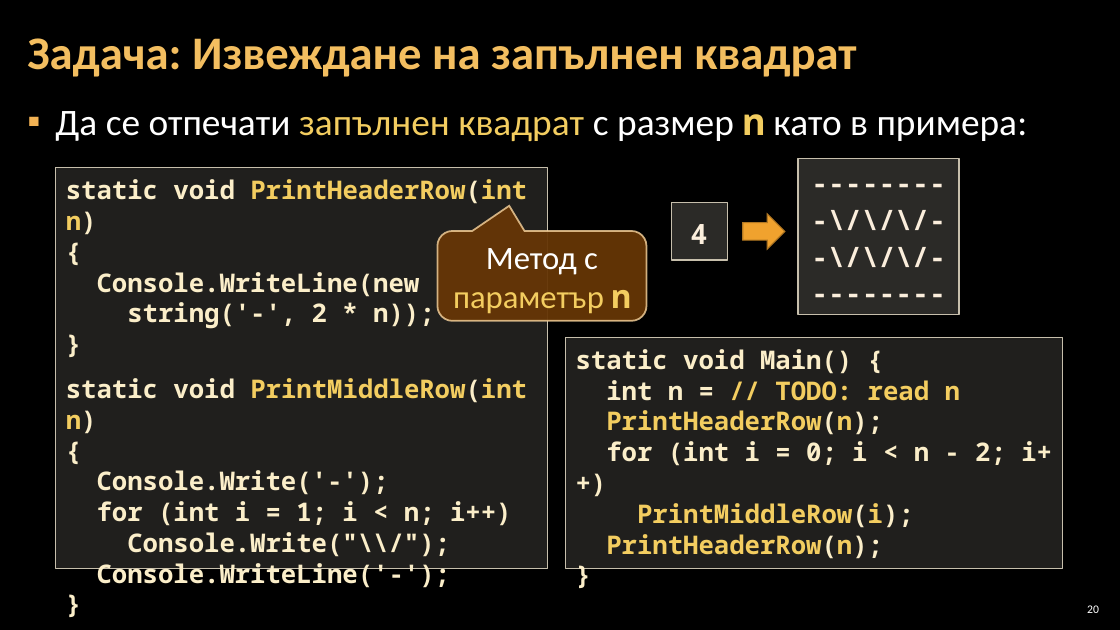
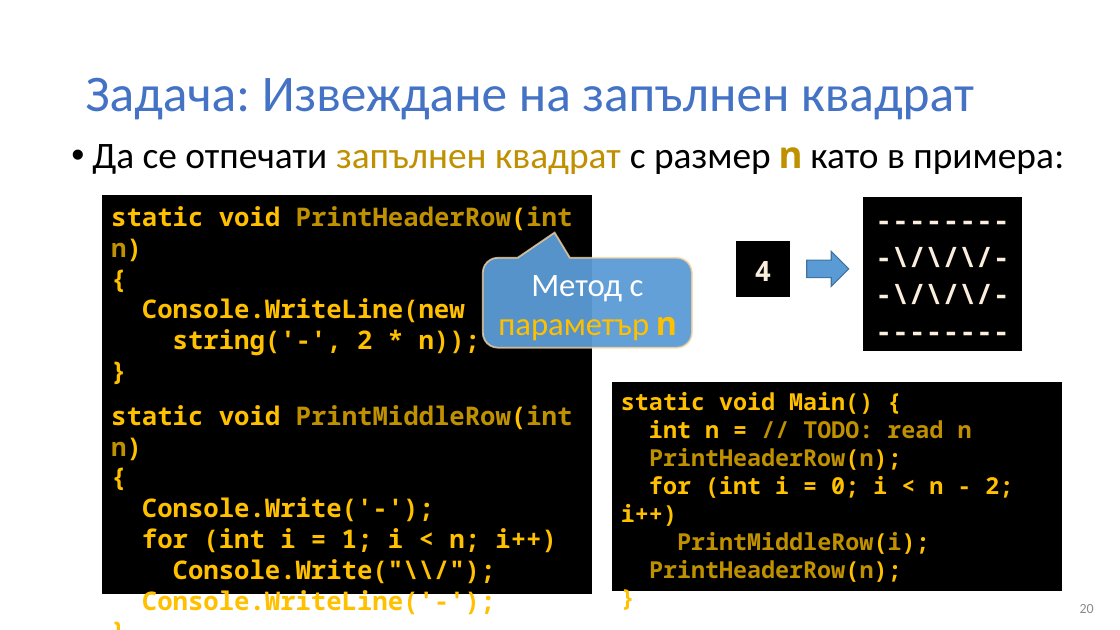
Before and after one commit to BG-IT-Edu/Free-Content, a slide deck: slide 20 of dmanolov/Информатика 11 клас, ПП (C#)/М0.Въведение в програмирането/06.Методи/06.1.Деклариране-и-извикване-на-методи.pptx. Drawn at 1120x630 pixels with LibreOffice and Linux fonts; fonts in the diff are those of the drawing; background and template pictures are left out. Boxes give left, top, right and bottom in pixels: in the first picture for what was removed or moved away, otherwise in the second. Text is boxed around its words. In the diff, an @@ line names an element or a change of style, - is before the commit and + after.

Commit message:
добавени материалите за методи

```diff
--- a/dmanolov/Информатика 11 клас, ПП (C#)/М0.Въведение в програмирането/06.Методи/06.1.Деклариране-и-извикване-на-методи.pptx
+++ b/dmanolov/Информатика 11 клас, ПП (C#)/М0.Въведение в програмирането/06.Методи/06.1.Деклариране-и-извикване-на-методи.pptx
@@ background picture (left out) to #FFFFFF @@
@@ title "Задача: Извеждане на запълнен квадрат": place and size @@
-title "Задача: Извеждане на запълнен квадрат" at (27,38,856,77)
+title "Задача: Извеждане на запълнен квадрат" at (85,77,974,120)
@@ title "Задача: Извеждане на запълнен квадрат" at (85,77,974,120): size 40 to 44 pt, text colour #F3BE60 to #4472C4, bold off @@
@@ text "Да се отпечати запълнен квадрат ...": place and size @@
-text "Да се отпечати запълнен квадрат ..." at (55,111,1028,141)
+text "Да се отпечати запълнен квадрат ..." at (92,144,1064,174)
@@ text "Да се отпечати запълнен квадрат ..." at (92,144,1064,174): text colour #FFFFFF to #000000 in "Да се отпечати с размер като в ..."; text colour #F3CD60 to #BF9000 in "запълнен квадрат n"; bullet ▪ to •; line spacing 1.05 to 0.9; less space between paragraphs @@
@@ rectangle "static void PrintHeaderRow(int n)": place and size @@
-rectangle "static void PrintHeaderRow(int n)" at (55,167,548,568)
+rectangle "static void PrintHeaderRow(int n)" at (101,194,593,595)
@@ rectangle "static void PrintHeaderRow(int n)" at (101,194,593,595): text colour #FBEEC9 to #FFC000 in "static void PrintHeaderRow(int n)", "{", "Console.WriteLine(new", "string('-', 2 * n));" and 8 more places; text colour #F3CD60 to #BF9000 in "PrintHeaderRow(int n)", "PrintMiddleRow(int n)"; fill #D9D5C7 at 15% opacity to #000000; outline #C7BFAC 1 pt to #FFFFFF 1.5 pt @@
@@ rectangle "--------" at (862,196,1023,352): fill #D9D5C7 at 20% opacity to #000000; outline #C7BFAC 1 pt to #FFFFFF 1.5 pt @@
@@ rectangle "--------": place and size @@
-rectangle "--------" at (798,159,960,315)
+rectangle "--------" at (862,196,1023,352)
@@ rounded speech box "Метод с параметър n": place and size @@
-rounded speech box "Метод с параметър n" at (438,231,647,321)
+rounded speech box "Метод с параметър n" at (483,258,692,348)
@@ rounded speech box "Метод с параметър n" at (483,258,692,348): text colour #F3CD60 to #FFC000 in "параметър n"; fill #663606 at 95% opacity to #5B9BD5 at 95% opacity @@
@@ rectangle "4": place and size @@
-rectangle "4" at (671,202,728,260)
+rectangle "4" at (735,240,791,297)
@@ rectangle "4" at (735,240,791,297): fill #D9D5C7 at 20% opacity to #000000; outline #C7BFAC 1 pt to #FFFFFF 1.5 pt @@
@@ right arrow: place and size @@
-right arrow at (743,214,785,250)
+right arrow at (807,251,849,287)
@@ right arrow at (807,251,849,287): fill #F0A22E to #5B9BD5; outline #B27822 1 pt to #43739E 1 pt @@
@@ rectangle "static void Main() {": place and size @@
-rectangle "static void Main() {" at (565,337,1063,568)
+rectangle "static void Main() {" at (611,381,1063,593)
@@ rectangle "static void Main() {" at (611,381,1063,593): size 22 to 20 pt; text colour #FBEEC9 to #FFC000 in "static void Main() {", "int n =", "PrintHeaderRow(n);", "for (int i = 0; i < ..." and 3 more places; text colour #F3CD60 to #BF9000 in "// TODO: read n", "PrintHeaderRow(n);", "PrintMiddleRow(i);", "PrintHeaderRow(n);"; fill #D9D5C7 at 15% opacity to #000000; outline #C7BFAC 1 pt to #FFFFFF 1.5 pt @@
@@ page number at (1080,604,1094,613): size 10 to 12 pt, text colour #FFFFFF to #8C8C8C @@
```
Also in this commit, not shown: 22 other slides changed, 6 other files.
